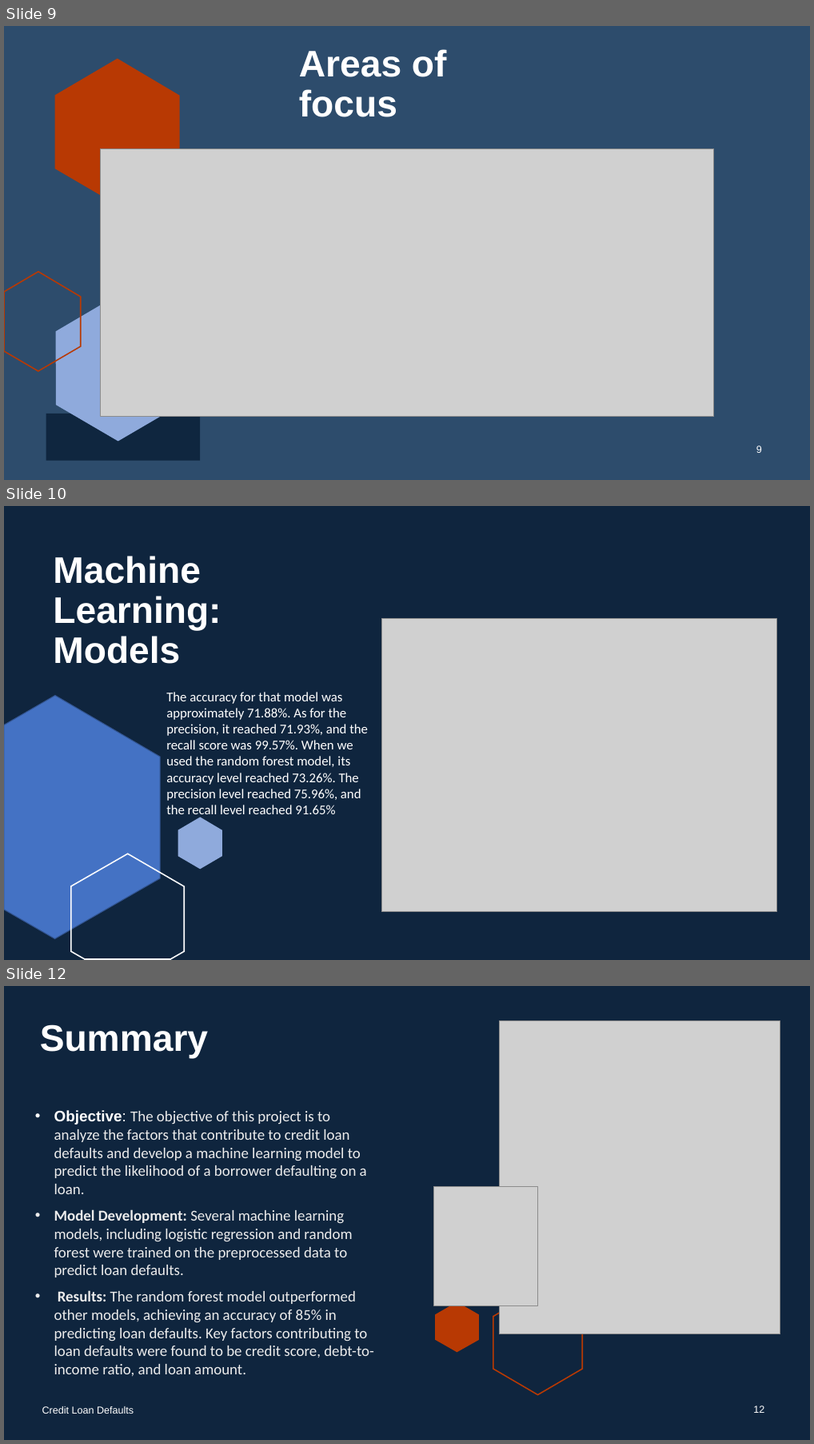
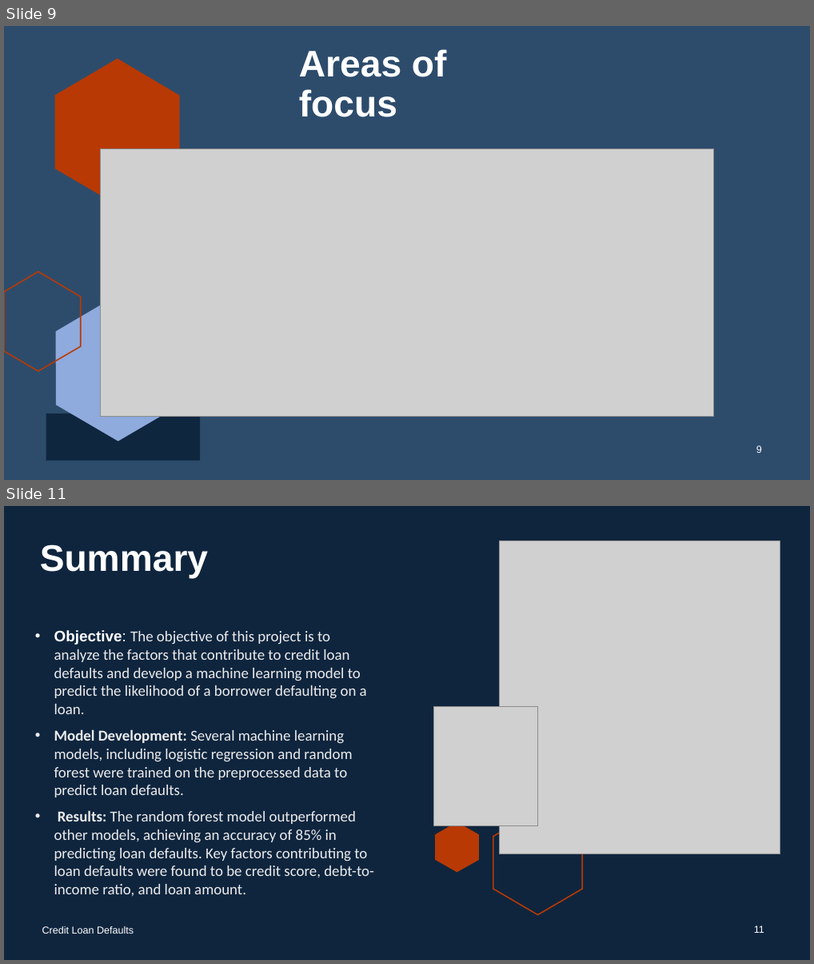
Before and after one commit to manalbayoumi/Project-4, a slide deck: Loan_Defaulter_PP.pptx. Shown one above the other, each under a label of ours: slides 9, 10 and 12 before the commit, slides 9 and 11 after it; the slides between them are not shown. The pictures are 814x1444 and 814x964 pixels, drawn with LibreOffice and Linux fonts; fonts in the diff are those of the drawing; grey boxes stand for pictures. Boxes give left, top, right and bottom in pixels: in the first picture for what was removed or moved away, otherwise in the second. Text is boxed around its words. In the diff, an @@ line names an element or a change of style, - is before the commit and + after.

```diff
--- a/Loan_Defaulter_PP.pptx
+++ b/Loan_Defaulter_PP.pptx
@@ slide 10 removed at <box>4,506,810,960</box>, background #0F253E @@
@@ title removed at <box>53,556,221,664</box> @@
-Machine Learning: Models
@@ picture removed at <box>382,619,778,912</box> @@
@@ freeform shape removed at <box>4,696,160,939</box> @@
@@ text removed at <box>166,692,368,817</box> @@
-The accuracy for that model was
-approximately 71.88%. As for the precision, it reached 71.93%, and the recall score was 99.57%. When we used the random forest model, its accuracy level reached 73.26%. The precision level reached 75.96%, and the recall level reached 91.65%
@@ freeform shape removed at <box>178,817,222,869</box> @@
@@ freeform shape removed at <box>71,854,184,959</box> @@
@@ what was slide 12 is now slide 11 @@
@@ page number at <box>754,925,765,932</box>: text changed @@
-12
+11
```
Also in this commit, not shown: 1 slide changed.
